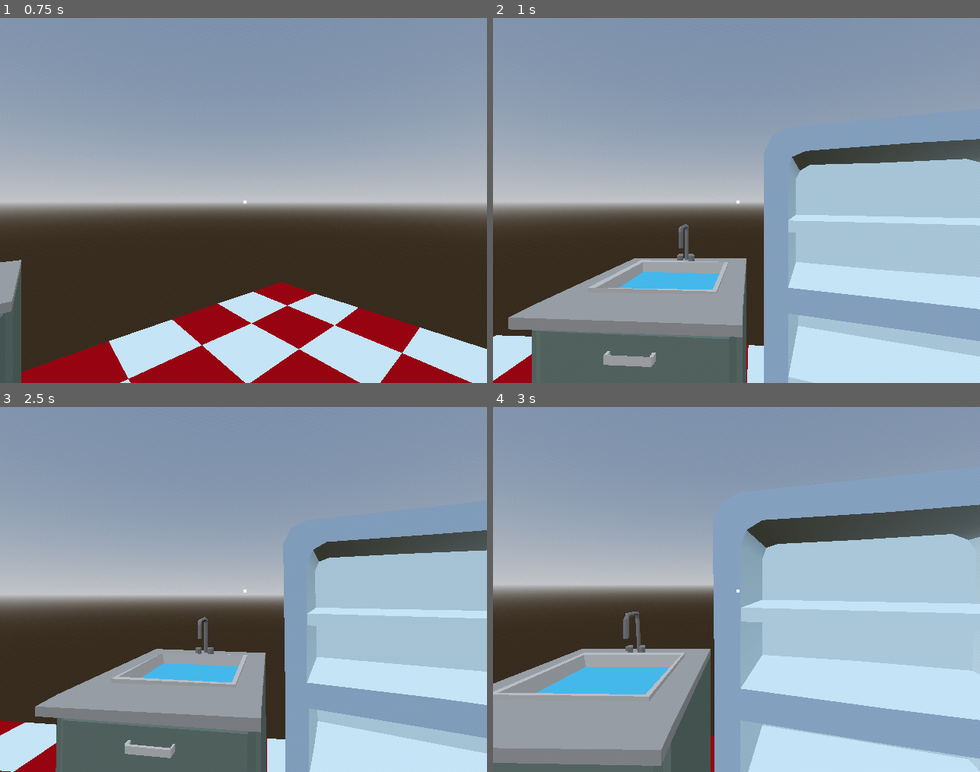
Above: before the commit, frames 1-4 (two rows, left to right).
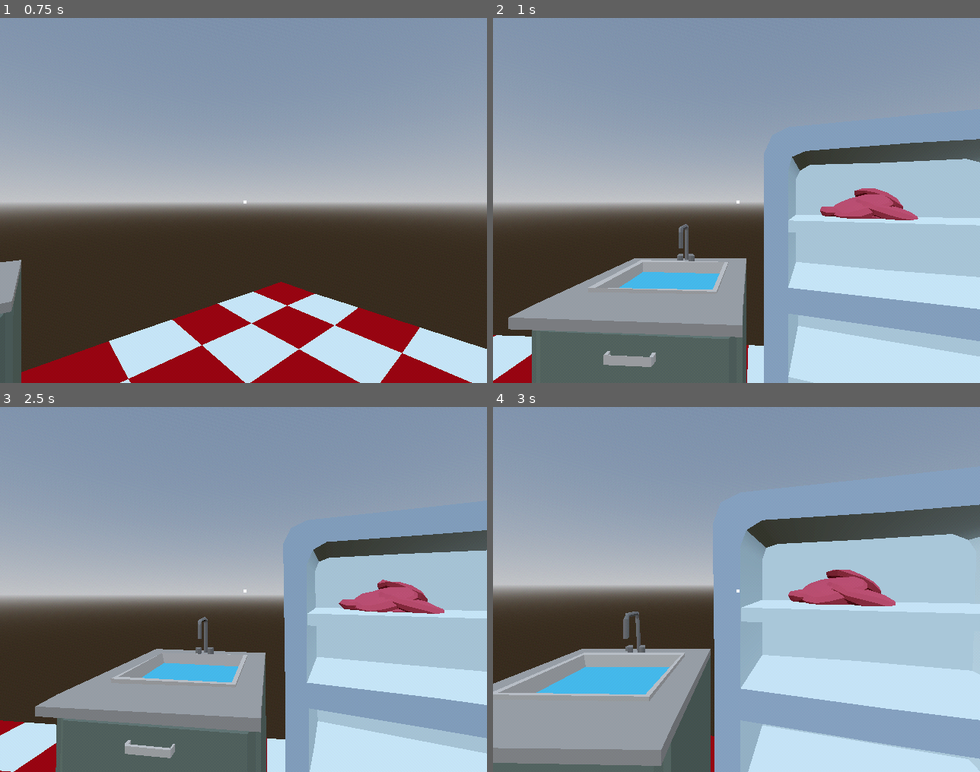
Above: after the commit, the same moments.

Repository: connor-lennox/DemoDisk
Game: Godot game, scene res://game.tscn
Same seed, same stepped clock (60 frames per second), same inputs: the game is played once before the commit and once after it.
Inputs (mouse positions are in pixels of both pictures, inside the frame that each line leads up to):
- Up to frame 1 (0.75 s): move the mouse to (267, 200) at 0.52 s; hold Right (ui_right) from 0.53 s (still down); click (267, 200) at 0.6 s
- Up to frame 2 (1 s): keep holding Right (ui_right)
- Up to frame 3 (2.5 s): move the mouse to (219, 589) at 1.27 s; release Right (ui_right) at 1.28 s; hold Left (ui_left) 1.28-2.03 s; click (219, 589) at 1.35 s; move the mouse to (253, 582) at 2.02 s; hold Right (ui_right) from 2.03 s (still down); click (253, 582) at 2.1 s
- Up to frame 4 (3 s): keep holding Right (ui_right); move the mouse to (731, 596) at 2.77 s; click (731, 596) at 2.85 s

Frame 1 is identical in both runs. In frame 2, 1.1% of the frame differs, in the area x 67-88%, y 46-56%; in frame 3, 1.2%; in frame 4, 1.4%, in the area x 60-83%, y 44-55%.

Commit message:
food spawner for unlimited food

Diff:
--- /dev/null
+++ b/nodes/objects/food_spawner/food_spawner.gd
@@ -0,0 +1,21 @@
+extends Node3D
+
+@onready var food_item_scene = preload("res://items/food_item.tscn")
+
+@export var food_type: FoodItemType
+
+@onready var mesh_spawns: Array[Node] = $MeshParent.get_children()
+
+# Called when the node enters the scene tree for the first time.
+func _ready():
+	for spawn in mesh_spawns:
+		var mesh_inst = food_type.mesh.instantiate()
+		spawn.add_child(mesh_inst)
+
+
+func interact(player: Player):
+	if player.currently_held_item == null:
+		var food_item: FoodItem = food_item_scene.instantiate() as FoodItem
+		food_item.call_deferred("_set_food_type", food_type)
+		add_child(food_item)
+		food_item.get_picked_up_by(player)
--- /dev/null
+++ b/nodes/objects/food_spawner/food_spawner.tscn
@@ -0,0 +1,35 @@
+[gd_scene load_steps=3 format=3 uid="uid://dte3uk5uqn7jl"]
+
+[ext_resource type="Script" path="res://nodes/objects/food_spawner/food_spawner.gd" id="1_xswau"]
+
+[sub_resource type="SphereShape3D" id="SphereShape3D_lor5g"]
+radius = 0.25
+
+[node name="FoodSpawner" type="Area3D"]
+collision_layer = 2
+collision_mask = 0
+monitoring = false
+monitorable = false
+script = ExtResource("1_xswau")
+
+[node name="CollisionShape3D" type="CollisionShape3D" parent="."]
+transform = Transform3D(1, 0, 0, 0, 1, 0, 0, 0, 1, 0, 0.125, 0)
+shape = SubResource("SphereShape3D_lor5g")
+
+[node name="MeshParent" type="Node3D" parent="."]
+transform = Transform3D(0.25, 0, 0, 0, 0.25, 0, 0, 0, 0.25, 0, 0, 0)
+
+[node name="MeshSpawn1" type="Node3D" parent="MeshParent"]
+transform = Transform3D(1, 0, 0, 0, 1, 0, 0, 0, 1, -0.0162292, 0, 0.093447)
+
+[node name="MeshSpawn2" type="Node3D" parent="MeshParent"]
+transform = Transform3D(0.961607, 0.243244, -0.127057, -0.274429, 0.852335, -0.445211, 7.45058e-09, 0.462987, 0.886365, 0.550075, 0.326972, 0.556076)
+
+[node name="MeshSpawn3" type="Node3D" parent="MeshParent"]
+transform = Transform3D(1, 0, 0, 0, 1, 0, 0, 0, 1, 0.323514, 0.0990008, -0.340614)
+
+[node name="MeshSpawn4" type="Node3D" parent="MeshParent"]
+transform = Transform3D(0.981567, -0.182861, -0.0555678, 0.191117, 0.939162, 0.285393, 3.72529e-09, -0.290752, 0.956798, -0.191865, 0.246356, -0.15527)
+
+[node name="MeshSpawn5" type="Node3D" parent="MeshParent"]
+transform = Transform3D(0.985331, -0.164652, 0.0448708, 0.170657, 0.950662, -0.259073, -3.72529e-09, 0.26293, 0.964815, -0.403515, 0.130865, 0.334694)
--- a/scenes/player_test_scene.tscn
+++ b/scenes/player_test_scene.tscn
@@ -10,6 +10,8 @@
 [ext_resource type="PackedScene" uid="uid://diatgfafcgk42" path="res://nodes/objects/oven/oven.tscn" id="6_hpc75"]
 [ext_resource type="PackedScene" uid="uid://dkwyfpiptj64l" path="res://nodes/objects/counter/counter.tscn" id="6_ieb1w"]
 [ext_resource type="PackedScene" uid="uid://j8tcilti0ans" path="res://nodes/objects/fridge/fridge.tscn" id="8_a8p7k"]
+[ext_resource type="PackedScene" uid="uid://dte3uk5uqn7jl" path="res://nodes/objects/food_spawner/food_spawner.tscn" id="11_wdwv7"]
+[ext_resource type="Resource" uid="uid://ctf15b2ggcsm1" path="res://items/resources/burger_patty_raw_item.tres" id="12_ie5j2"]
 
 [sub_resource type="ProceduralSkyMaterial" id="ProceduralSkyMaterial_mx8i0"]
 sky_horizon_color = Color(0.64625, 0.65575, 0.67075, 1)
@@ -85,23 +87,29 @@
 [node name="oven" parent="Station2" instance=ExtResource("6_hpc75")]
 transform = Transform3D(1, 0, 0, 0, 1, 0, 0, 0, 1, -0.02361, -7.15256e-07, -0.780981)
 
-[node name="Floor_Kitchen1" parent="." instance=ExtResource("3_mse3d")]
+[node name="DirectionalLight3D" type="DirectionalLight3D" parent="."]
+transform = Transform3D(1, 0, 0, 0, -0.405173, 0.91424, 0, -0.91424, -0.405173, 0, 2.55651, 0)
+
+[node name="Floor" type="Node3D" parent="."]
+
+[node name="Floor_Kitchen1" parent="Floor" instance=ExtResource("3_mse3d")]
 transform = Transform3D(1, 0, 0, 0, 1, 0, 0, 0, 1, -0.0939918, 0, -3.02932)
 
-[node name="Floor_Kitchen2" parent="." instance=ExtResource("3_mse3d")]
+[node name="Floor_Kitchen2" parent="Floor" instance=ExtResource("3_mse3d")]
 transform = Transform3D(1, 0, 0, 0, 1, 0, 0, 0, 1, -0.0939918, 0, 0.970685)
 
-[node name="Floor_Kitchen3" parent="." instance=ExtResource("3_mse3d")]
+[node name="Floor_Kitchen3" parent="Floor" instance=ExtResource("3_mse3d")]
 transform = Transform3D(1, 0, 0, 0, 1, 0, 0, 0, 1, -4.09399, 0, -3.02932)
 
-[node name="Floor_Kitchen4" parent="." instance=ExtResource("3_mse3d")]
+[node name="Floor_Kitchen4" parent="Floor" instance=ExtResource("3_mse3d")]
 transform = Transform3D(1, 0, 0, 0, 1, 0, 0, 0, 1, -4.09399, 0, 0.970685)
 
-[node name="Floor_Kitchen5" parent="." instance=ExtResource("3_mse3d")]
+[node name="Floor_Kitchen5" parent="Floor" instance=ExtResource("3_mse3d")]
 transform = Transform3D(1, 0, 0, 0, 1, 0, 0, 0, 1, 3.90601, 0, -3.02932)
 
-[node name="Floor_Kitchen6" parent="." instance=ExtResource("3_mse3d")]
+[node name="Floor_Kitchen6" parent="Floor" instance=ExtResource("3_mse3d")]
 transform = Transform3D(1, 0, 0, 0, 1, 0, 0, 0, 1, 3.90601, 0, 0.970685)
 
-[node name="DirectionalLight3D" type="DirectionalLight3D" parent="."]
-transform = Transform3D(1, 0, 0, 0, -0.405173, 0.91424, 0, -0.91424, -0.405173, 0, 2.55651, 0)
+[node name="FoodSpawner" parent="." instance=ExtResource("11_wdwv7")]
+transform = Transform3D(1, 0, 0, 0, 1, 0, 0, 0, 1, 4.03088, 2.01979, 0.776662)
+food_type = ExtResource("12_ie5j2")
Not shown: 1 places in scenes/player_test_scene.tscn that only renumber resources
